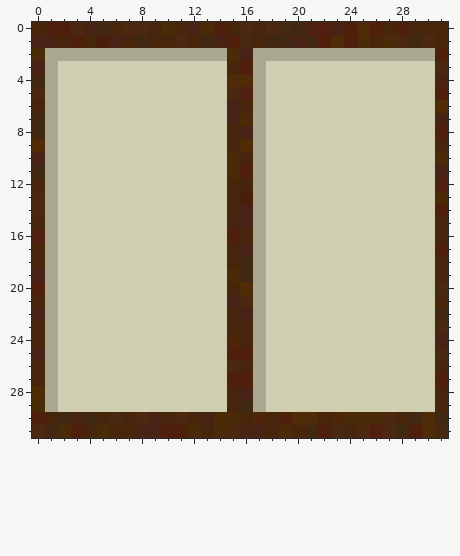
Pixel-art sprite, stored at assets/images/wall_medieval.png. The first picture shows the starting point.
The file is 32x32 pixels. Colours within 5 levels of each other are drawn and written as one.
The same view after the edit:
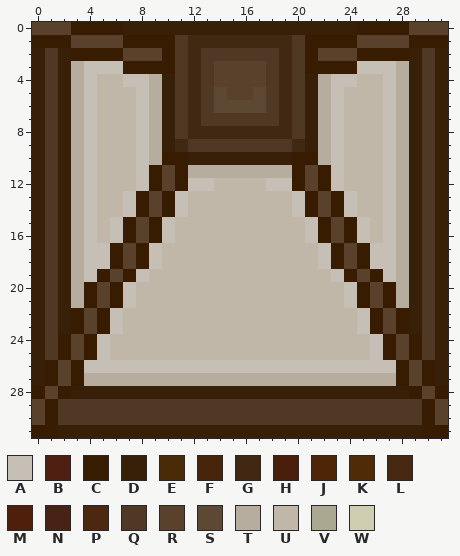
Palette (. is transparent): A #c5bfb5  B #4f2012  C #381c01  D #381f08  E #492b08  F #46250b  G #412813  H #491f0c  J #4e2507  K #4f2b08  L #472912  M #501f0b  N #482214  P #4d2811  Q #4f3925  R #59412b  S #5d4834  T #b7ad9f  U #c1b7a9  V #aaa890  W #d0ceb1
From old to new:
@@ x 0..31 @@
- 0 FMMPNGFPPFEFNEMFPFPLGBBNMKMFMFFF
- 1 NNFMFHNFGFFPFGNMLFGGNGMKMEFEPGPF
- 2 EVVVVVVVVVVVVVVENVVVVVVVVVVVVVVM
- 3 NVWWWWWWWWWWWWWFMVWWWWWWWWWWWWWP
- 4 GVWWWWWWWWWWWWWKKVWWWWWWWWWWWWWN
- 5 PVWWWWWWWWWWWWWPBVWWWWWWWWWWWWWM
- 6 FVWWWWWWWWWWWWWNFVWWWWWWWWWWWWWK
- 7 GVWWWWWWWWWWWWWNEVWWWWWWWWWWWWWN
- 8 GVWWWWWWWWWWWWWFNVWWWWWWWWWWWWWM
- 9 KVWWWWWWWWWWWWWFKVWWWWWWWWWWWWWF
-10 NVWWWWWWWWWWWWWEFVWWWWWWWWWWWWWE
-11 GVWWWWWWWWWWWWWEMVWWWWWWWWWWWWWN
-12 FVWWWWWWWWWWWWWFFVWWWWWWWWWWWWWB
-13 PVWWWWWWWWWWWWWFHVWWWWWWWWWWWWWE
-14 PVWWWWWWWWWWWWWFNVWWWWWWWWWWWWWM
-15 FVWWWWWWWWWWWWWNNVWWWWWWWWWWWWWF
-16 BVWWWWWWWWWWWWWMFVWWWWWWWWWWWWWF
-17 FVWWWWWWWWWWWWWFNVWWWWWWWWWWWWWM
-18 FVWWWWWWWWWWWWWFGVWWWWWWWWWWWWWF
-19 NVWWWWWWWWWWWWWEGVWWWWWWWWWWWWWF
-20 MVWWWWWWWWWWWWWFKVWWWWWWWWWWWWWL
-21 FVWWWWWWWWWWWWWNPVWWWWWWWWWWWWWF
-22 NVWWWWWWWWWWWWWFNVWWWWWWWWWWWWWG
-23 FVWWWWWWWWWWWWWFFVWWWWWWWWWWWWWL
-24 FVWWWWWWWWWWWWWJFVWWWWWWWWWWWWWN
-25 NVWWWWWWWWWWWWWMMVWWWWWWWWWWWWWL
-26 FVWWWWWWWWWWWWWPFVWWWWWWWWWWWWWF
-27 FVWWWWWWWWWWWWWMMVWWWWWWWWWWWWWM
-28 KVWWWWWWWWWWWWWFNVWWWWWWWWWWWWWF
-29 EVWWWWWWWWWWWWWFGVWWWWWWWWWWWWWF
-30 MFGNGFLFPNFPFNEEFJFMKKFJEEEPFGKG
-31 PGEMFEFFNNMMEFEPNNFEFGMLFPMPGMKL
+ 0 RRRCCCCDDDDDDDDDDDDDDDDDDCCCCRRR
+ 1 CCCRRRRCCCCQGGGGGGGGQCCCCRRRRCCC
+ 2 DQDCCCCRRRCQGQQQQQQGQCRRRCCCCDQD
+ 3 DQDTAAACCCCQGQRRRRQGQCCCCAAATDQD
+ 4 DQDTAUUAATDQGQRRRRQGQDTAAUUATDQD
+ 5 DQDTAUUUATDQGQSRRSQGQDTAUUUATDQD
+ 6 DQDTAUUUATDQGQSSSSQGQDTAUUUATDQD
+ 7 DQDTAUUUATDQGQQQQQQGQDTAUUUATDQD
+ 8 DQDTAUUUATDQGGGGGGGGQDTAUUUATDQD
+ 9 DQDTAUUUATDGQQQQQQQQGDTAUUUATDQD
+10 DQDTAUUUATCCDDDDDDDDCCTAUUUATDQD
+11 DQDTAUUUACRCTTTTTTTTCRCAUUUATDQD
+12 DQDTAUUUACRCAAUUUUAACRCAUUUATDQD
+13 DQDTAUUACRCAUUUUUUUUACRCAUUATDQD
+14 DQDTAUUACRCAUUUUUUUUACRCAUUATDQD
+15 DQDTAUACRCAUUUUUUUUUUACRCAUATDQD
+16 DQDTAUACRCAUUUUUUUUUUACRCAUATDQD
+17 DQDTAACRCAUUUUUUUUUUUUACRCAATDQD
+18 DQDTAACRCAUUUUUUUUUUUUACRCAATDQD
+19 DQDTACRCAUUUUUUUUUUUUUUACRCATDQD
+20 DQDTCRCAUUUUUUUUUUUUUUUUACRCTDQD
+21 DQDTCRCAUUUUUUUUUUUUUUUUACRCTDQD
+22 DQDCRCAUUUUUUUUUUUUUUUUUUACRCDQD
+23 DQDCRCAUUUUUUUUUUUUUUUUUUACRCDQD
+24 DQCRCAUUUUUUUUUUUUUUUUUUUUACRCQD
+25 DQCRCAUUUUUUUUUUUUUUUUUUUUACRCQD
+26 DCRCAAAAAAAAAAAAAAAAAAAAAAAACRCD
+27 DCRCTTTTTTTTTTTTTTTTTTTTTTTTCRCD
+28 CRCDDDDDDDDDDDDDDDDDDDDDDDDDDCRC
+29 RCQQQQQQQQQQQQQQQQQQQQQQQQQQQQCR
+30 RCQQQQQQQQQQQQQQQQQQQQQQQQQQQQCR
+31 CCDDDDDDDDDDDDDDDDDDDDDDDDDDDDCC
Changed places in both pictures, as pixel boxes (x1, y1, x2, y2):
changed: (32, 22, 448, 438)
